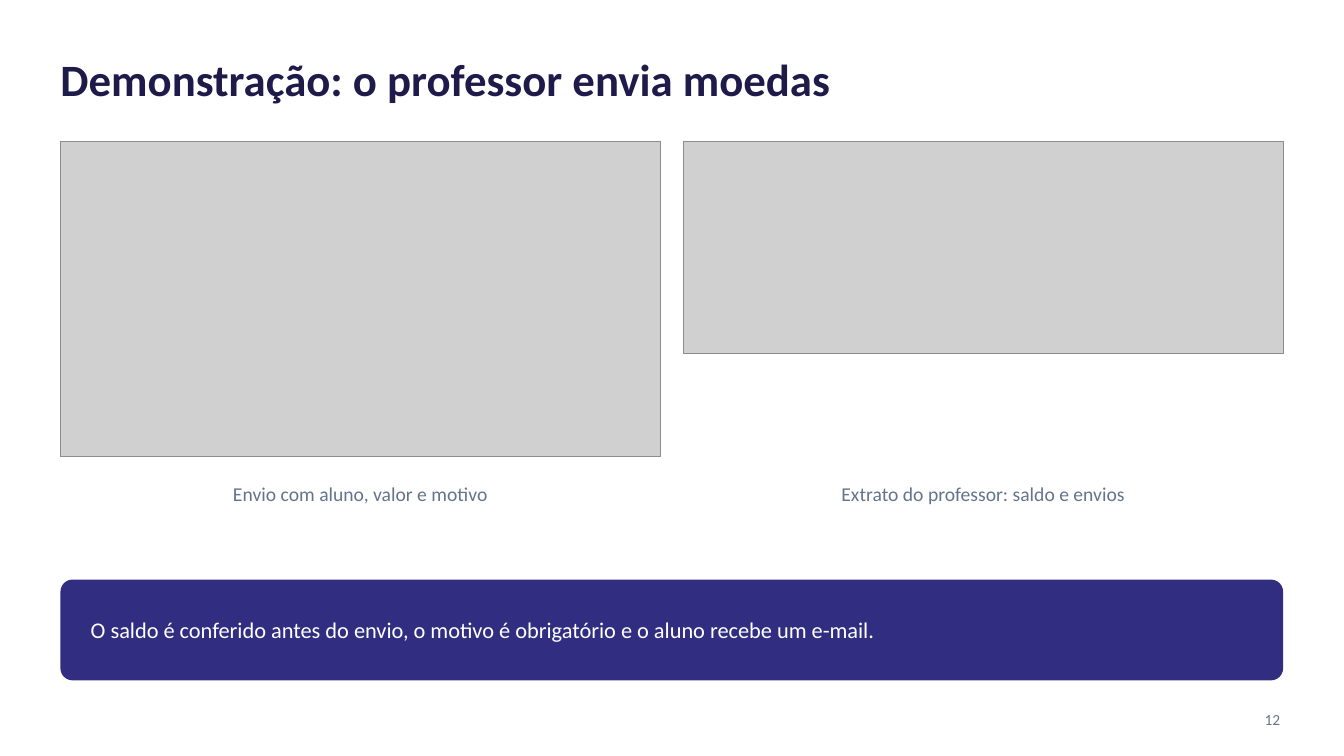
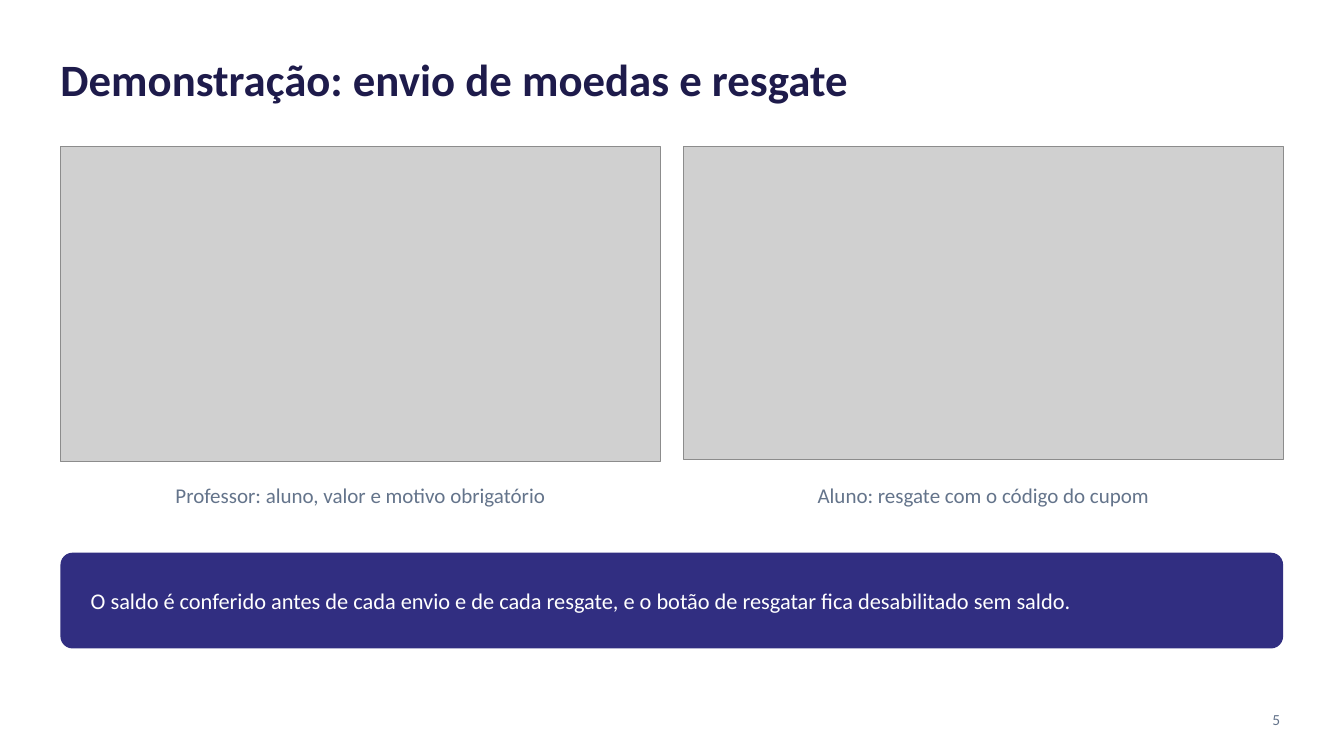
Before and after one commit to lucaslmchaves/sistema-moeda-estudantil, a slide deck: slide 5 of docs/apresentacao/Lab03S03-Apresentacao.pptx (slide 12 before the commit). Drawn at 1344x756 pixels with LibreOffice and Linux fonts; fonts in the diff are those of the drawing; grey boxes stand for pictures. Boxes give left, top, right and bottom in pixels: in the first picture for what was removed or moved away, otherwise in the second. Text is boxed around its words. In the diff, an @@ line names an element or a change of style, - is before the commit and + after.

```diff
--- a/docs/apresentacao/Lab03S03-Apresentacao.pptx
+++ b/docs/apresentacao/Lab03S03-Apresentacao.pptx
@@ title at (60, 64, 848, 104): text changed @@
-Demonstração: o professor envia moedas
+Demonstração: envio de moedas e resgate
@@ picture: place and size @@
-picture at (60, 141, 660, 457)
+picture at (60, 146, 660, 462)
@@ picture: place and size @@
-picture at (684, 141, 1284, 353)
+picture at (684, 146, 1284, 460)
@@ text at (175, 488, 545, 507): text changed; size 14 to 15 pt @@
-Envio com aluno, valor e motivo
+Professor: aluno, valor e motivo obrigatório
@@ text added at (818, 488, 1149, 507), 15 pt, text #64748B @@
+Aluno: resgate com o código do cupom
@@ text removed at (841, 487, 1124, 504) @@
-Extrato do professor: saldo e envios
@@ rounded rectangle: place and size @@
-rounded rectangle at (60, 580, 1284, 681)
+rounded rectangle at (60, 553, 1284, 648)
@@ rounded rectangle at (60, 553, 1284, 648): proportions changed @@
@@ text at (91, 593, 1071, 613): text changed @@
-O saldo é conferido antes do envio, o motivo é obrigatório e o aluno recebe um e-mail.
+O saldo é conferido antes de cada envio e de cada resgate, e o botão de resgatar fica desabilitado sem saldo.
@@ page number at (1272, 715, 1280, 725): text changed @@
-12
+5
```
Also in this commit, not shown: 7 other slides changed, 3 slides added, 20 slides removed, 1 other file.
